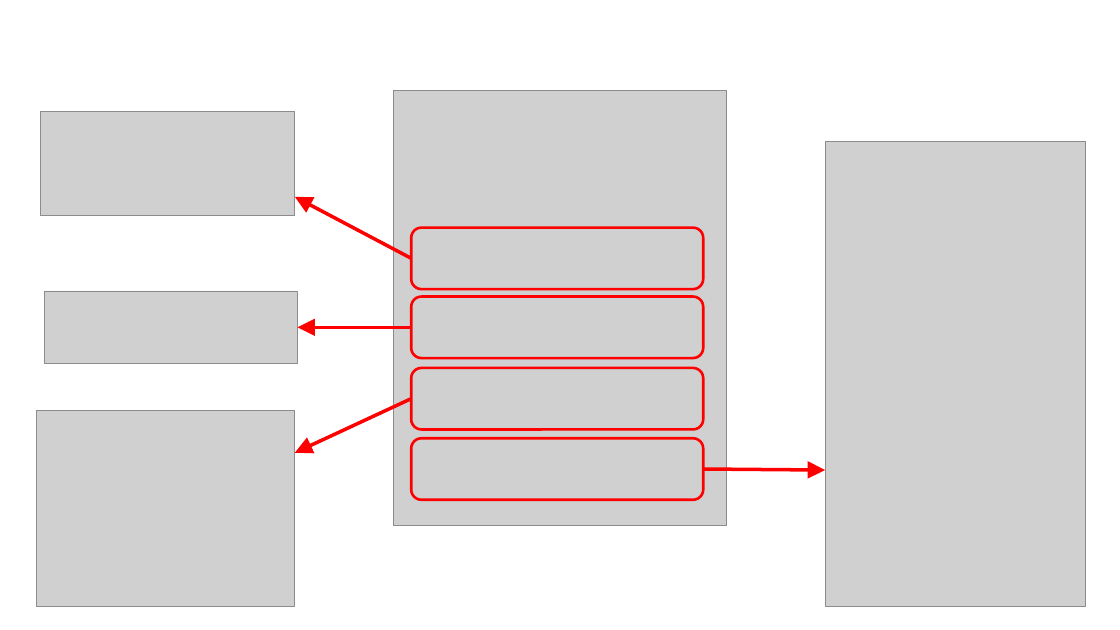
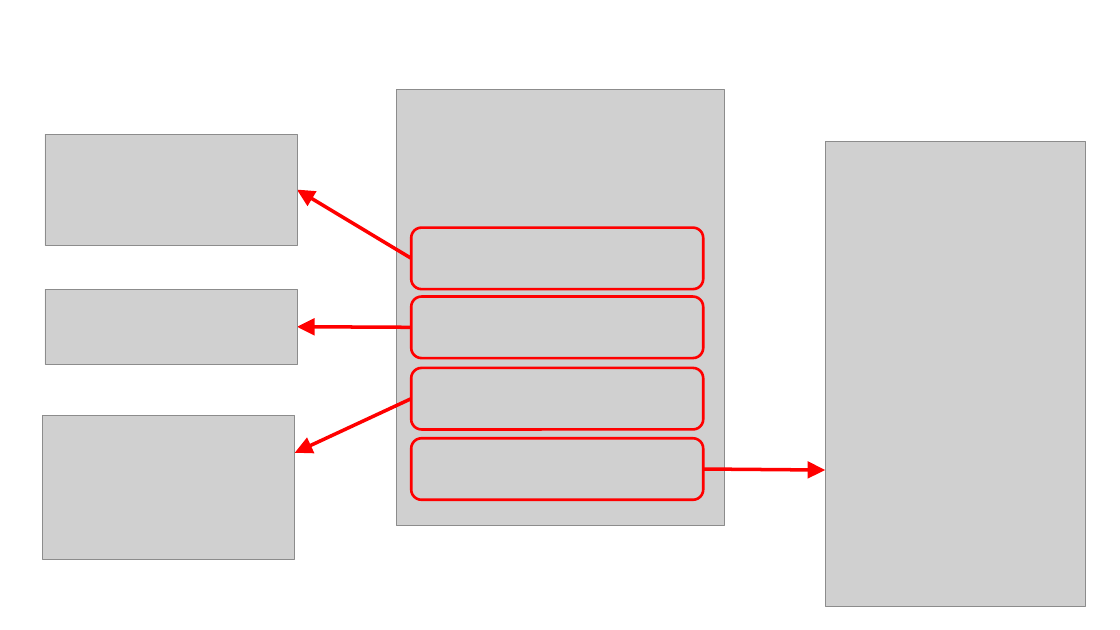
Before and after one commit to JGCRI/argus, a slide deck: slide 4 of vignettes/vignetteFigs/00vignetteFigs.pptx. Drawn at 1120x630 pixels with LibreOffice and Linux fonts; fonts in the diff are those of the drawing; grey boxes stand for pictures. Boxes give left, top, right and bottom in pixels: in the first picture for what was removed or moved away, otherwise in the second. Text is boxed around its words. In the diff, an @@ line names an element or a change of style, - is before the commit and + after.

```diff
--- a/vignettes/vignetteFigs/00vignetteFigs.pptx
+++ b/vignettes/vignetteFigs/00vignetteFigs.pptx
@@ picture: place and size @@
-picture at <box>393,90,727,525</box>
+picture at <box>397,90,724,527</box>
@@ picture: place and size @@
-picture at <box>40,112,295,216</box>
+picture at <box>45,134,297,245</box>
@@ arrow moved from (412, 259) - (295, 197) to (412, 259) - (297, 190) @@
@@ picture: place and size @@
-picture at <box>37,410,295,606</box>
+picture at <box>43,415,295,559</box>
```
Also in this commit, not shown: 11 other slides changed, 2 slides added, 1 slide removed, 26 other files.
